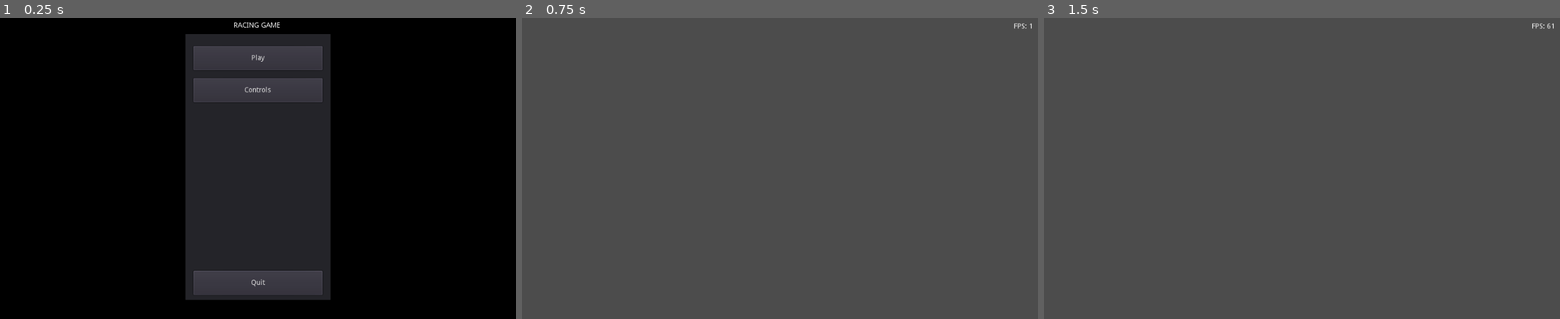
Above: before the commit, frames 1-3 (left to right).
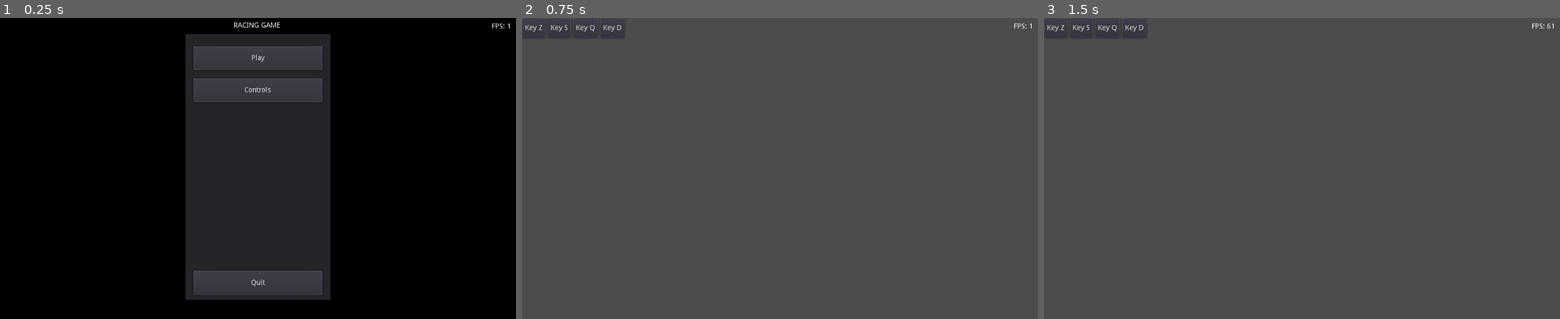
Above: after the commit, the same moments.

Repository: acesyde/godot-racing-game
Game: Godot game, scene res://game.tscn
Two runs of this game, one before a commit and one after it. Both use one fixed random seed, a clock stepped at 60 frames per second and the inputs below.
Inputs (mouse positions are in pixels of both pictures, inside the frame that each line leads up to):
- Up to frame 1 (0.25 s): no input
- Up to frame 2 (0.75 s): click "Controls" at 0.5 s
- Up to frame 3 (1.5 s): click (1054, 27) at 1.25 s, where only the run after the commit has a clickable "Key Z"

The runs differ from the first frame. In frame 1, less than 0.1% of the frame differs, in the area x 95-99%, y 1-4%; in frame 2, 0.1%, in the area x 0-20%, y 2-7%; in frame 3, 0.1%.

Commit message:
controls

Diff:
--- /dev/null
+++ b/src/screens/controls/binding_popup.gd
@@ -0,0 +1,18 @@
+extends Popup
+
+signal key_pressed(action, input, scancode)
+
+var current_action
+var current_input
+
+func _ready():
+	set_process_input(true)
+
+func popup_binding(action, input):
+	current_action = action
+	current_input = input
+	popup_centered()
+
+func _input(event):
+	if(visible && event.type == InputEvent.KEY && event.pressed):
+		emit_signal("key_pressed", current_action, current_input, event.scancode)
--- /dev/null
+++ b/src/screens/controls/screen_controls.gd
@@ -0,0 +1,78 @@
+extends "../abstract_screen.gd"
+
+#--------------
+# Variables
+#--------------
+var move_up_inputs: HBoxContainer
+var move_down_inputs: HBoxContainer
+var move_left_inputs: HBoxContainer
+var move_right_inputs: HBoxContainer
+
+var binding_popup: Popup
+
+func _ready():
+	move_up_inputs = find_node("move_up_inputs")
+	move_down_inputs = find_node("move_down_inputs")
+	move_left_inputs = find_node("move_left_inputs")
+	move_right_inputs = find_node("move_right_inputs")
+	binding_popup = find_node("binding_popup")
+	binding_popup.set_focus_mode(Control.FOCUS_ALL)
+	_load_inputs()
+
+func _load_inputs():
+	var fmt = "Key %s"
+
+	move_up_inputs.get_children().clear()
+	var inputs = UserSettings.get_keybindings("move_up")
+	for input in inputs:
+		var button = Button.new()
+		button.text = fmt % UserSettings.convert_key_to_string(input.scancode)
+		button.connect("pressed", self, "_on_move_up_inputs_button_selected",[0])
+		move_up_inputs.add_child(button)
+
+	move_down_inputs.get_children().clear()
+	inputs = UserSettings.get_keybindings("move_down")
+	for input in inputs:
+		var button = Button.new()
+		button.text = fmt % UserSettings.convert_key_to_string(input.scancode)
+		button.connect("pressed", self, "_on_move_down_inputs_button_selected",[1])
+		move_up_inputs.add_child(button)
+
+	move_left_inputs.get_children().clear()
+	inputs = UserSettings.get_keybindings("move_left")
+	for input in inputs:
+		var button = Button.new()
+		button.text = fmt % UserSettings.convert_key_to_string(input.scancode)
+		button.connect("pressed", self, "_on_move_left_inputs_button_selected",[2])
+		move_up_inputs.add_child(button)
+
+	move_right_inputs.get_children().clear()
+	inputs = UserSettings.get_keybindings("move_right")
+	for input in inputs:
+		var button = Button.new()
+		button.text = fmt % UserSettings.convert_key_to_string(input.scancode)
+		button.connect("pressed", self, "_on_move_right_inputs_button_selected",[3])
+		move_up_inputs.add_child(button)
+
+func _on_back_pressed():
+	emit_signal("next_screen", "main_menu")
+
+func _on_move_up_inputs_button_selected( button_idx ):
+	binding_popup.popup_binding("move_up", button_idx)
+
+func _on_move_down_inputs_button_selected( button_idx ):
+	binding_popup.popup_binding("move_down", button_idx)
+
+func _on_move_left_inputs_button_selected( button_idx ):
+	binding_popup.popup_binding("move_left", button_idx)
+
+func _on_move_right_inputs_button_selected( button_idx ):
+	binding_popup.popup_binding("move_right", button_idx)
+
+func _on_cancel_pressed():
+	binding_popup.visible = true
+
+func _on_binding_popup_key_pressed( action, input, scancode ):
+	UserSettings.replace_keybinding(action, input, scancode)
+	_load_inputs()
+	binding_popup.visible = false
--- a/src/screens/controls/screen_controls.tscn
+++ b/src/screens/controls/screen_controls.tscn
@@ -1,3 +1,42 @@
-[gd_scene format=2]
+[gd_scene load_steps=3 format=2]
+
+[ext_resource path="res://src/screens/controls/screen_controls.gd" type="Script" id=1]
+[ext_resource path="res://src/screens/controls/binding_popup.gd" type="Script" id=2]
 
 [node name="screen_controls" type="Node"]
+script = ExtResource( 1 )
+
+[node name="UI" type="CanvasLayer" parent="."]
+
+[node name="move_up_inputs" type="HBoxContainer" parent="UI"]
+margin_right = 40.0
+margin_bottom = 40.0
+__meta__ = {
+"_edit_use_anchors_": false
+}
+
+[node name="move_down_inputs" type="HBoxContainer" parent="UI"]
+margin_right = 40.0
+margin_bottom = 40.0
+__meta__ = {
+"_edit_use_anchors_": false
+}
+
+[node name="move_right_inputs" type="HBoxContainer" parent="UI"]
+margin_right = 40.0
+margin_bottom = 40.0
+__meta__ = {
+"_edit_use_anchors_": false
+}
+
+[node name="move_left_inputs" type="HBoxContainer" parent="UI"]
+margin_right = 40.0
+margin_bottom = 40.0
+__meta__ = {
+"_edit_use_anchors_": false
+}
+
+[node name="binding_popup" type="Popup" parent="UI"]
+margin_right = 40.0
+margin_bottom = 40.0
+script = ExtResource( 2 )
